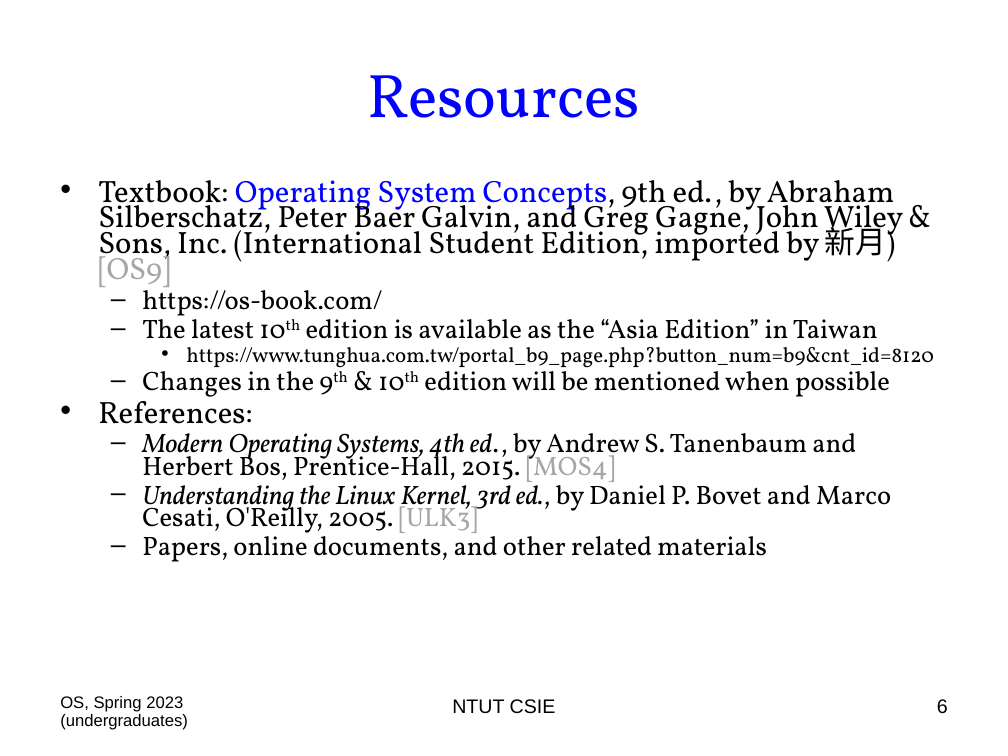
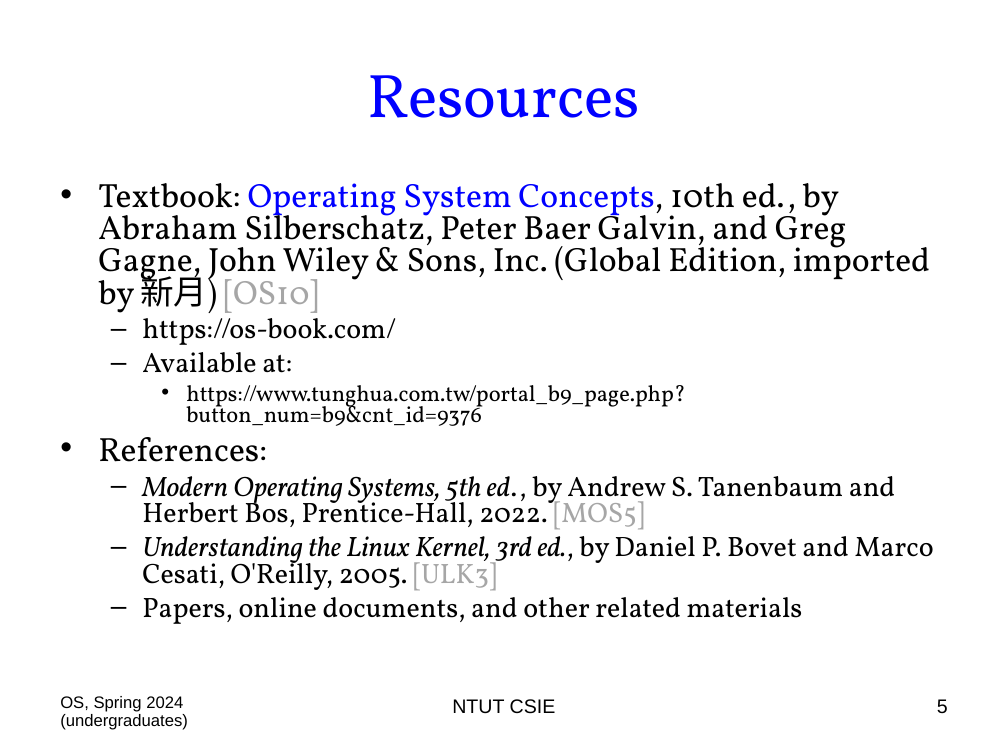
Before and after one commit to chriswjh/chriswjh.github.io, a slide deck: slide 5 of OSu/00-Overview.ppt (slide 6 before the commit). Drawn at 1008x756 pixels with LibreOffice and Linux fonts; fonts in the diff are those of the drawing. Boxes give left, top, right and bottom in pixels: in the first picture for what was removed or moved away, otherwise in the second. Text is boxed around its words. In the diff, an @@ line names an element or a change of style, - is before the commit and + after.

```diff
--- a/OSu/00-Overview.ppt
+++ b/OSu/00-Overview.ppt
@@ text at (98, 183, 930, 320): text changed; size 22 to 24 pt @@
-• Textbook: Operating System Concepts, 9th ed., by Abraham Silberschatz, Peter Baer Galvin, and Greg Gagne, John Wiley & Sons, Inc. (International Student Edition, imported by 新月) [OS9]
+• Textbook: Operating System Concepts, 10th ed., by Abraham Silberschatz, Peter Baer Galvin, and Greg Gagne, John Wiley & Sons, Inc. (Global Edition, imported by 新月) [OS10]
@@ text at (98, 312, 934, 624): size 19 to 20 pt in "https://os-book.com/", "Understanding the Linux Kernel, 3rd ed., by ...", "Papers, online documents, and other related materials"; size 22 to 24 pt in "References:"; line spacing 0.7 to 0.8 @@
@@ text at (142, 352, 685, 426): text changed; size 19 to 16 pt @@
-  – The latest 10th edition is available as the “Asia Edition” in Taiwan
-    • https://www.tunghua.com.tw/portal_b9_page.php?button_num=b9&cnt_id=8120
-  – Changes in the 9th & 10th edition will be mentioned when possible
+  – Available at:
+    • https://www.tunghua.com.tw/portal_b9_page.php?button_num=b9&cnt_id=9376
@@ text at (142, 476, 895, 530): text changed; size 19 to 20 pt @@
-  – Modern Operating Systems, 4th ed., by Andrew S. Tanenbaum and Herbert Bos, Prentice-Hall, 2015. [MOS4]
+  – Modern Operating Systems, 5th ed., by Andrew S. Tanenbaum and Herbert Bos, Prentice-Hall, 2022. [MOS5]
@@ text at (60, 696, 188, 730): text changed @@
-OS, Spring 2023 (undergraduates)
+OS, Spring 2024 (undergraduates)
@@ page number at (937, 699, 948, 714): text changed @@
-6
+5
```
Also in this commit, not shown: 23 other slides changed, 1 slide removed.
